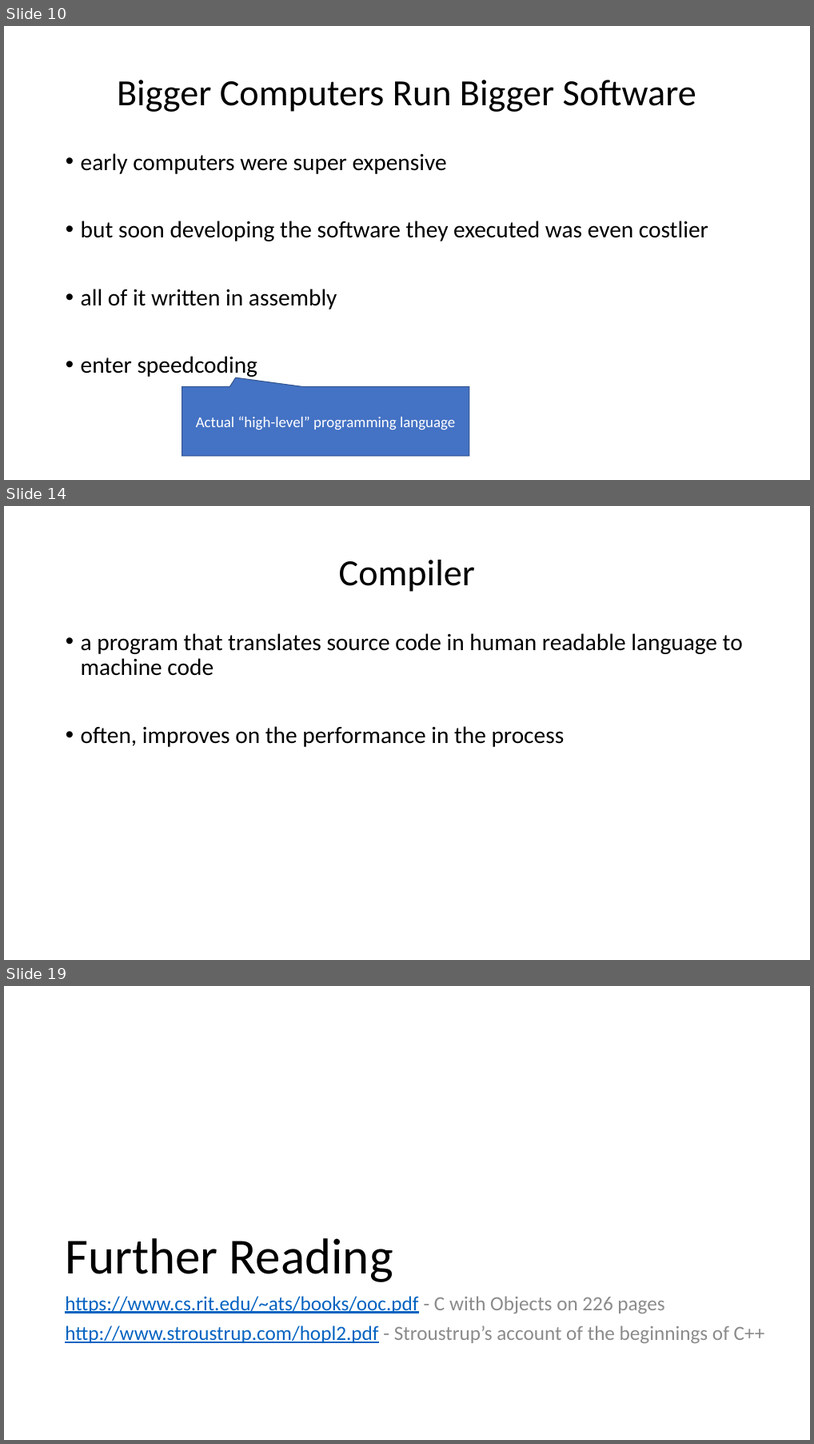
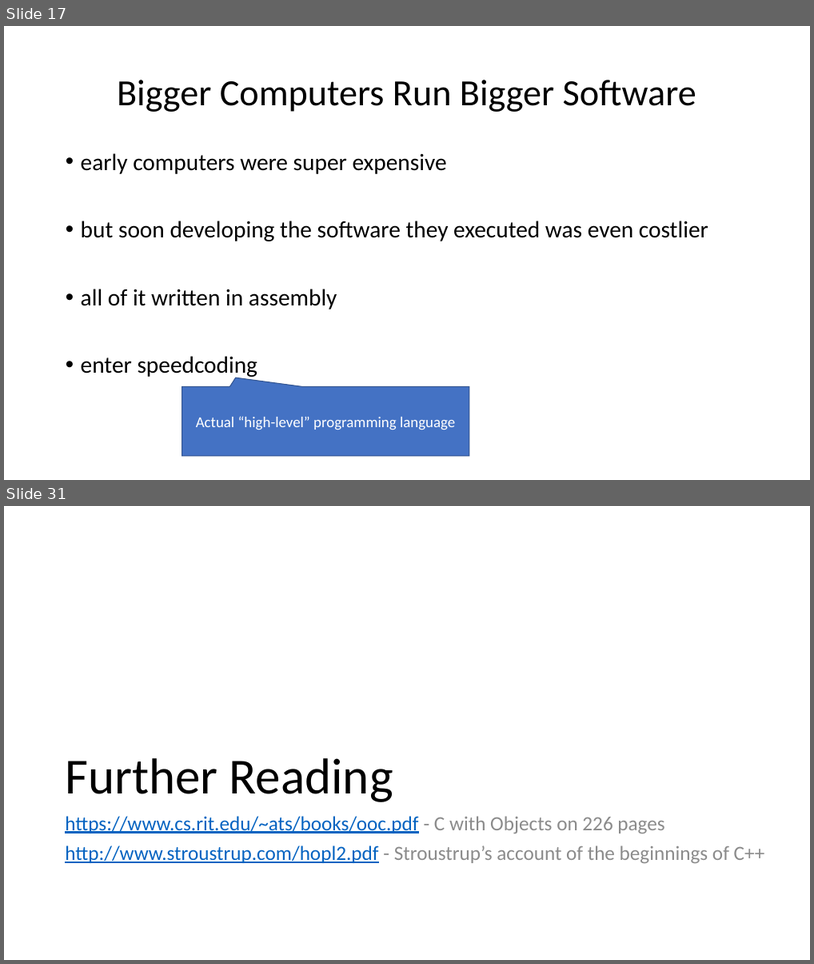
Before and after one commit to ganoliz/NI-GEN, a slide deck: media/NI-GEN-1.pptx. Shown one above the other, each under a label of ours: slides 10, 14 and 19 before the commit, slides 17 and 31 after it; the slides between them are not shown. The pictures are 814x1444 and 814x964 pixels, drawn with LibreOffice and Linux fonts; fonts in the diff are those of the drawing. Boxes give left, top, right and bottom in pixels: in the first picture for what was removed or moved away, otherwise in the second. Text is boxed around its words. In the diff, an @@ line names an element or a change of style, - is before the commit and + after.

```diff
--- a/media/NI-GEN-1.pptx
+++ b/media/NI-GEN-1.pptx
@@ slide 14 removed at (x1=4, y1=506, x2=810, y2=960), background #FFFFFF @@
@@ title removed at (x1=339, y1=560, x2=475, y2=592) @@
-Compiler
@@ text removed at (x1=81, y1=633, x2=743, y2=747) @@
-• a program that translates source code in human readable language to machine code
-• often, improves on the performance in the process
@@ what was slide 10 is now slide 17 @@
@@ what was slide 19 is now slide 31 @@
```
Also in this commit, not shown: 5 slides changed, 19 slides added, 4 other slides removed, 6 other files.
